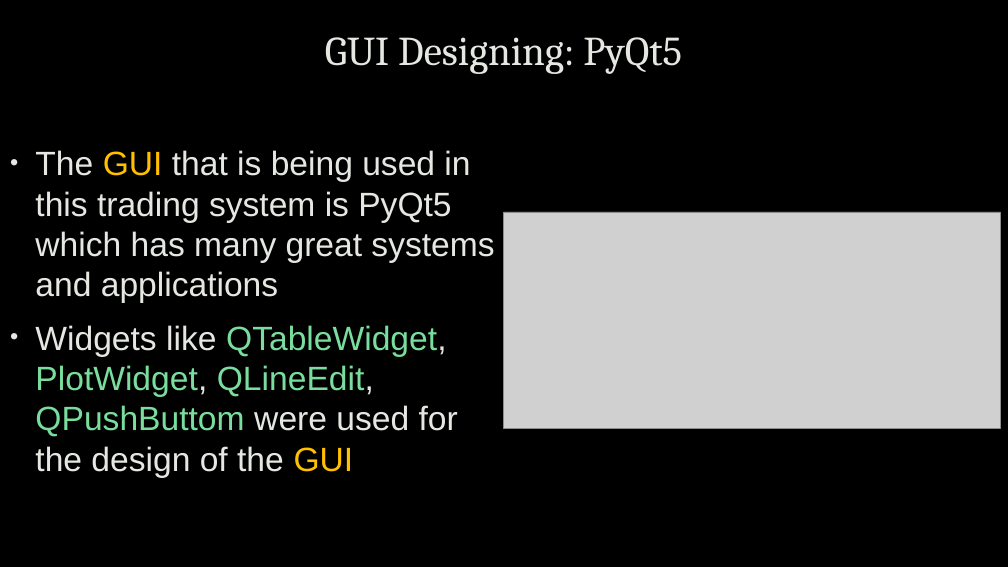
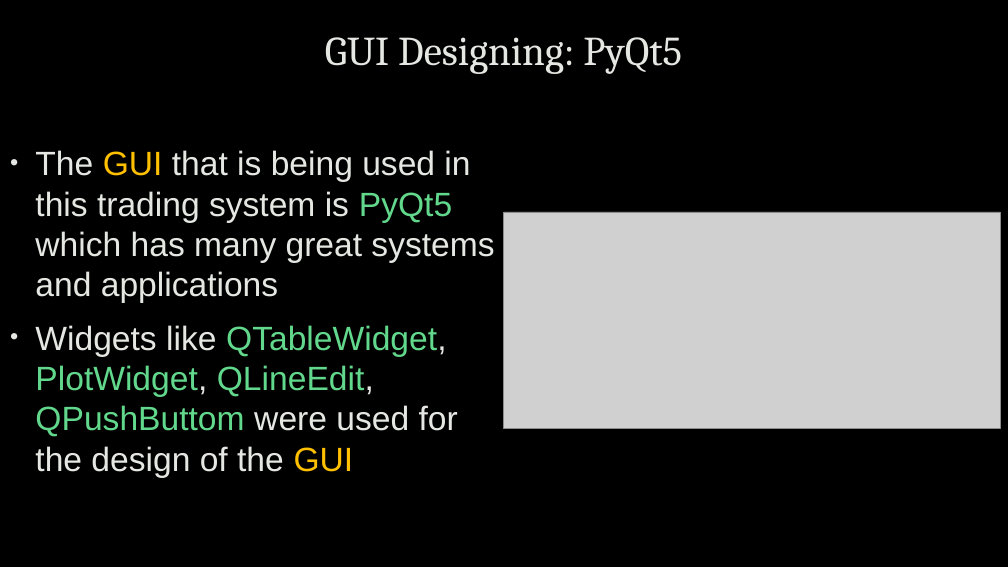
Before and after one commit to mkralis123/IB-API-Trading-System, a slide deck: slide 5 of IB API Trading System.pptx. Drawn at 1008x567 pixels with LibreOffice and Linux fonts; fonts in the diff are those of the drawing; grey boxes stand for pictures; background and template pictures are left out. Boxes give left, top, right and bottom in pixels: in the first picture for what was removed or moved away, otherwise in the second. Text is boxed around its words. In the diff, an @@ line names an element or a change of style, - is before the commit and + after.

```diff
--- a/IB API Trading System.pptx
+++ b/IB API Trading System.pptx
@@ text "The GUI that is being ..." at (35,150,494,478): text colour #E5E8E2 to #62D88C in "PyQt5"; text colour #79DE9D to #62D88C in "QTableWidget, PlotWidget, QLineEdit, QPushButtom" @@
```
Also in this commit, not shown: 4 other slides changed, 1 slide added, 1 slide removed, 2 other files.
